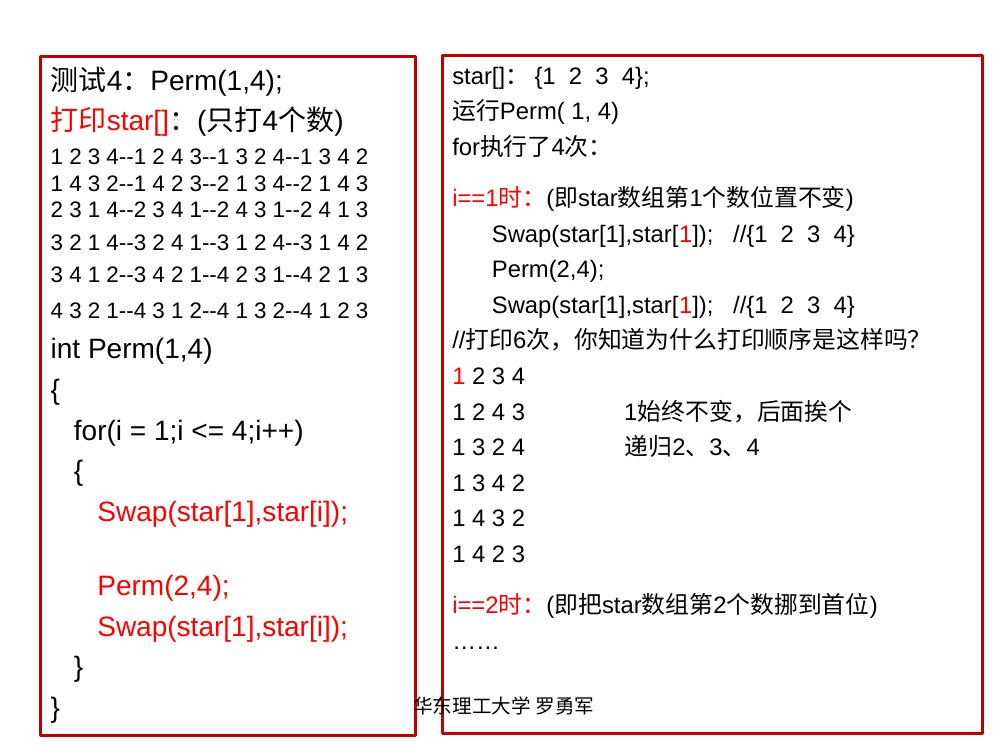
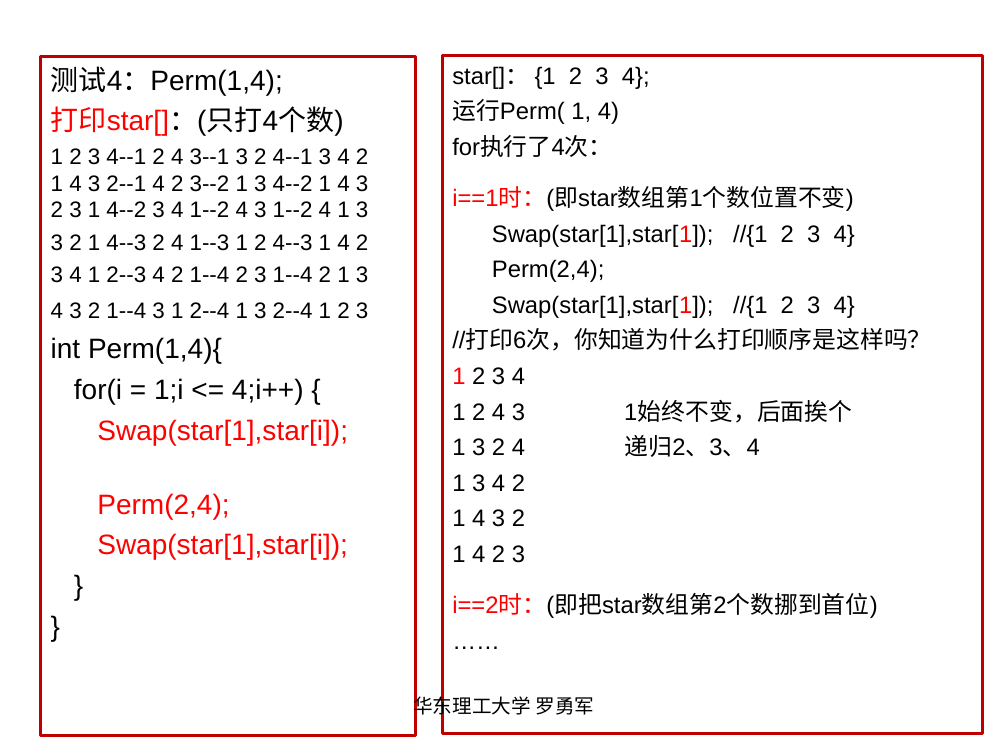
Before and after one commit to luoyongjun999/code, a slide deck: slide 26 of 第4章搜索技术.ppt. Drawn at 1008x756 pixels with LibreOffice and Linux fonts; fonts in the diff are those of the drawing. Boxes give left, top, right and bottom in pixels: in the first picture for what was removed or moved away, otherwise in the second. Text is boxed around its words. In the diff, an @@ line names an element or a change of style, - is before the commit and + after.

```diff
--- a/第4章搜索技术.ppt
+++ b/第4章搜索技术.ppt
@@ text in rectangle at bbox=[51, 337, 304, 404]: text changed @@
-int Perm(1,4)
-{
-for(i = 1;i <= 4;i++)
-{
+int Perm(1,4){
+for(i = 1;i <= 4;i++) {
```
Also in this commit, not shown: 7 other slides changed, 2 other files.
